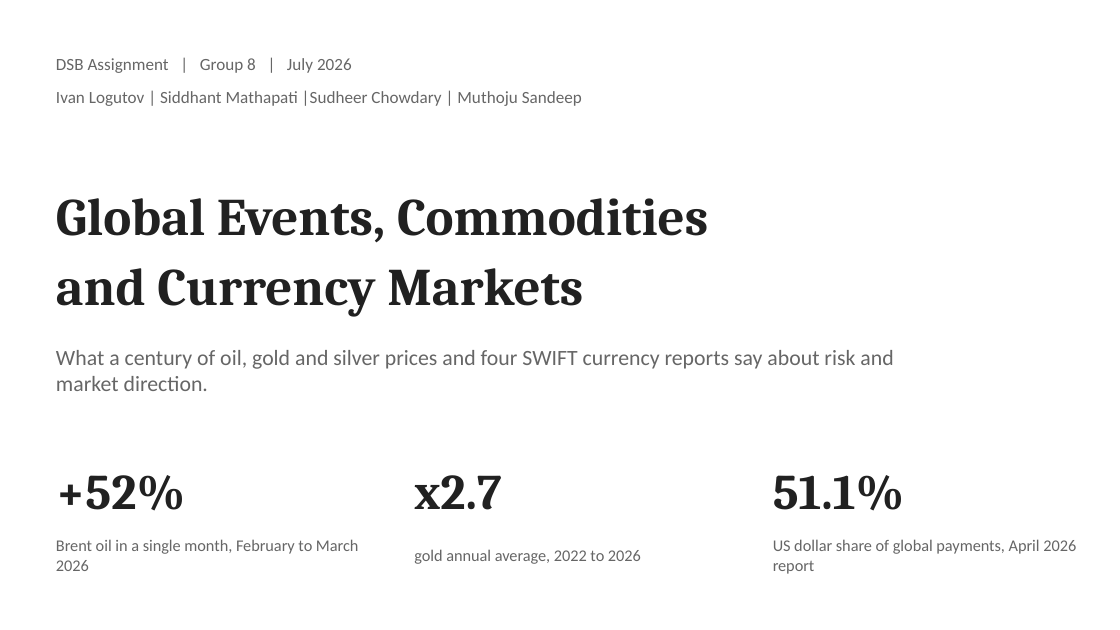
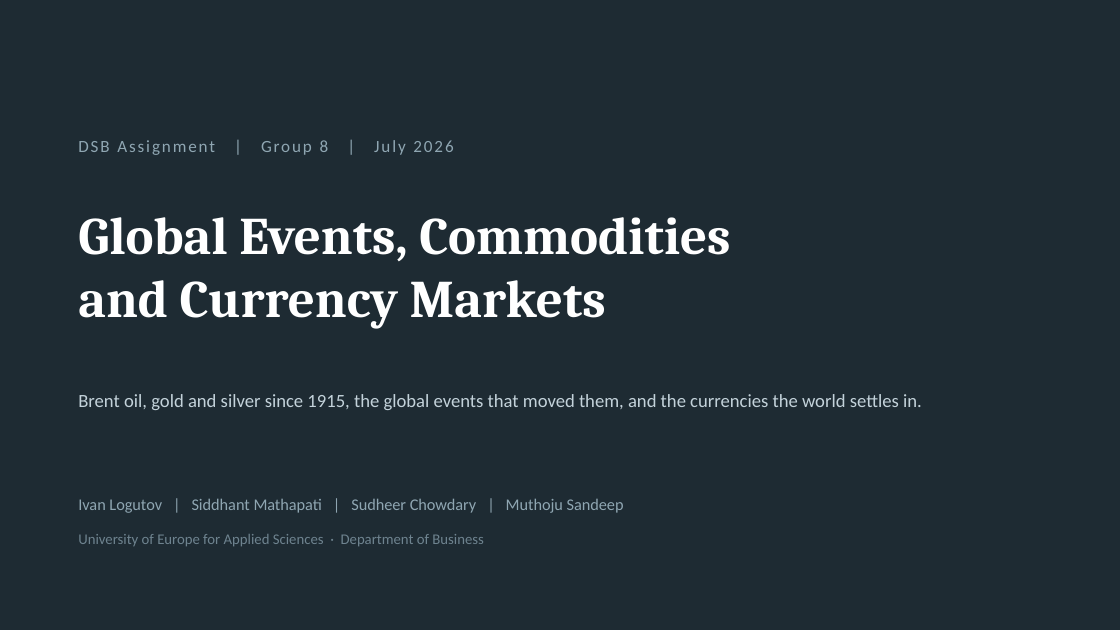
Before and after one commit to siddhantm29-netizen/DSC_120_A_DSB_Group_8_Project, a slide deck: slide 1 of DSB_Group8_Presentation.pptx. Drawn at 1120x630 pixels with LibreOffice and Linux fonts; fonts in the diff are those of the drawing. Boxes give left, top, right and bottom in pixels: in the first picture for what was removed or moved away, otherwise in the second. Text is boxed around its words. In the diff, an @@ line names an element or a change of style, - is before the commit and + after.

```diff
--- a/DSB_Group8_Presentation.pptx
+++ b/DSB_Group8_Presentation.pptx
@@ background #FFFFFF to #1E2B33 @@
@@ text "DSB Assignment | Group 8 ...": place and size @@
-text "DSB Assignment | Group 8 ..." at (56,58,352,73)
+text "DSB Assignment | Group 8 ..." at (320,140,453,155)
@@ text "DSB Assignment | Group 8 ..." at (320,140,453,155): text colour #666666 to #8FA6B2, letter spacing 0 to 1.2 pt @@
@@ text "Global Events, Commodities": place and size @@
-text "Global Events, Commodities" at (56,198,708,317)
+text "Global Events, Commodities" at (78,217,730,329)
@@ text "Global Events, Commodities" at (78,217,730,329): text colour #212121 to #FFFFFF; line spacing 1.1 to 40pt @@
@@ text at (78,394,922,410): text changed; size 14 to 12 pt; text colour #666666 to #C3D2DA @@
-What a century of oil, gold and silver prices and four SWIFT currency reports say about risk and market direction.
+Brent oil, gold and silver since 1915, the global events that moved them, and the currencies the world settles in.
@@ text removed at (56,475,185,511) @@
-+52%
@@ text removed at (414,475,501,510) @@
-x2.7
@@ text removed at (773,475,905,511) @@
-51.1%
@@ text at (78,498,624,513): text changed; size 11 to 10.5 pt; text colour #666666 to #8FA6B2 @@
-Ivan Logutov | Siddhant Mathapati |Sudheer Chowdary | Muthoju Sandeep
+Ivan Logutov | Siddhant Mathapati | Sudheer Chowdary | Muthoju Sandeep
@@ text at (78,534,484,546): text changed; size 10.5 to 9.5 pt; text colour #666666 to #6E838F @@
-Brent oil in a single month, February to March 2026
+University of Europe for Applied Sciences · Department of Business
@@ text removed at (773,539,1076,574) @@
-US dollar share of global payments, April 2026 report
@@ text removed at (414,549,641,564) @@
-gold annual average, 2022 to 2026
```
Also in this commit, not shown: 15 slides added, 4 slides removed.
